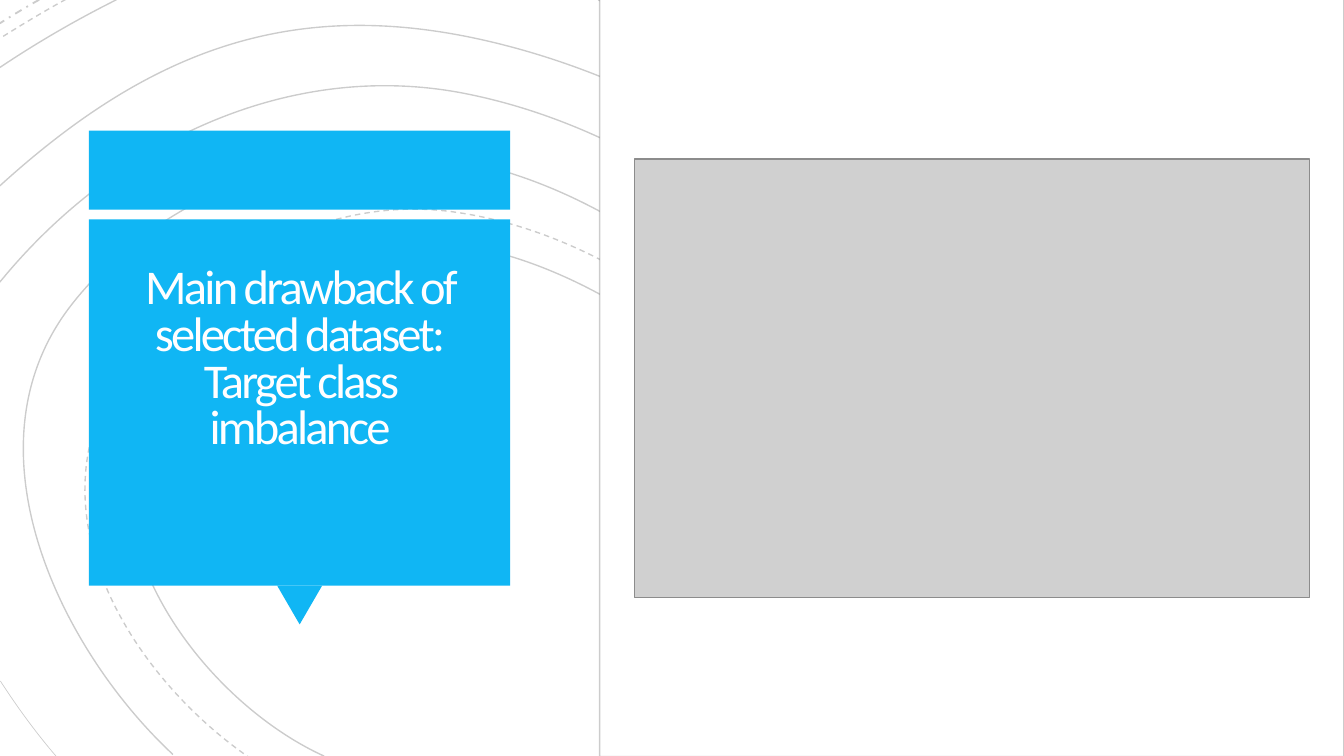
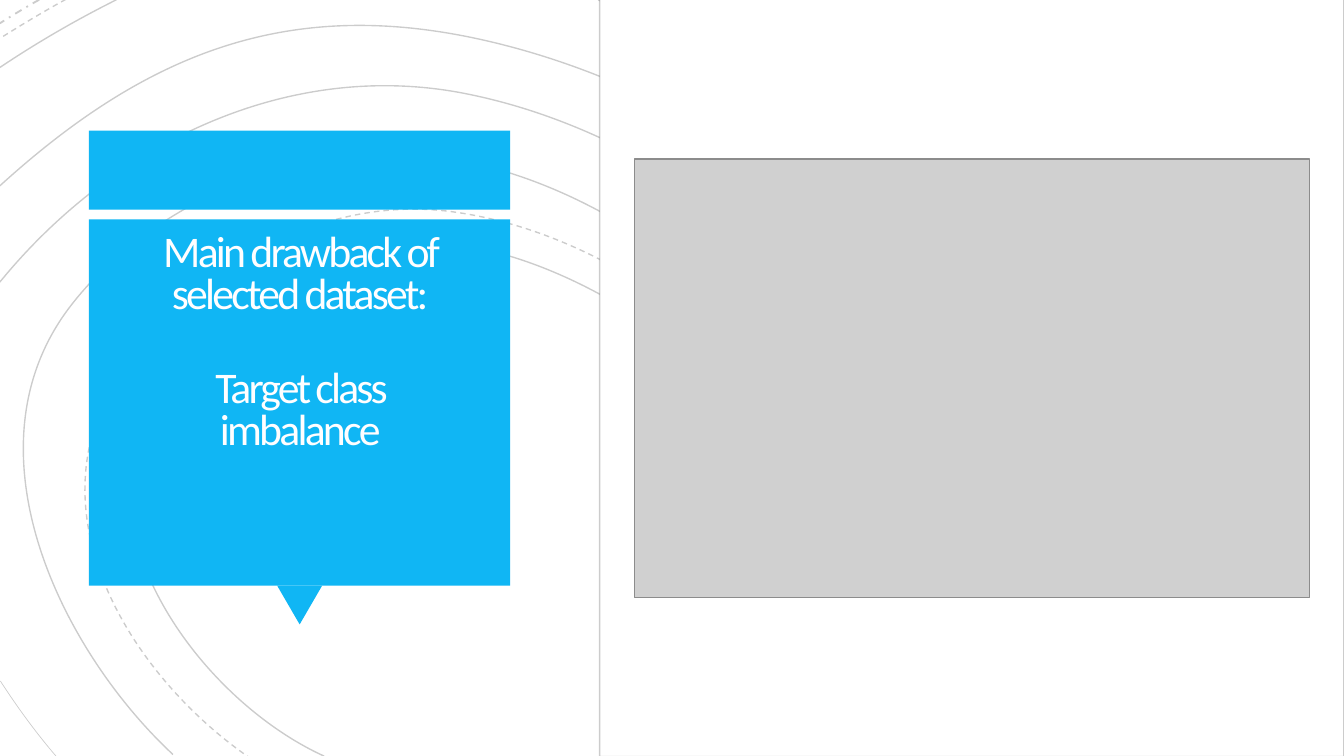
Before and after one commit to mathisme/ThinkfulSLCap, a slide deck: slide 7 of Capstone2.pptx. Drawn at 1344x756 pixels with LibreOffice and Linux fonts; fonts in the diff are those of the drawing; grey boxes stand for pictures. Boxes give left, top, right and bottom in pixels: in the first picture for what was removed or moved away, otherwise in the second. Text is boxed around its words. In the diff, an @@ line names an element or a change of style, - is before the commit and + after.

```diff
--- a/Capstone2.pptx
+++ b/Capstone2.pptx
@@ title "Main drawback of selected dataset:" at (163,236,441,446): size 26 to 23.4 pt @@
```
Also in this commit, not shown: 8 other slides changed, 1 slide removed.
